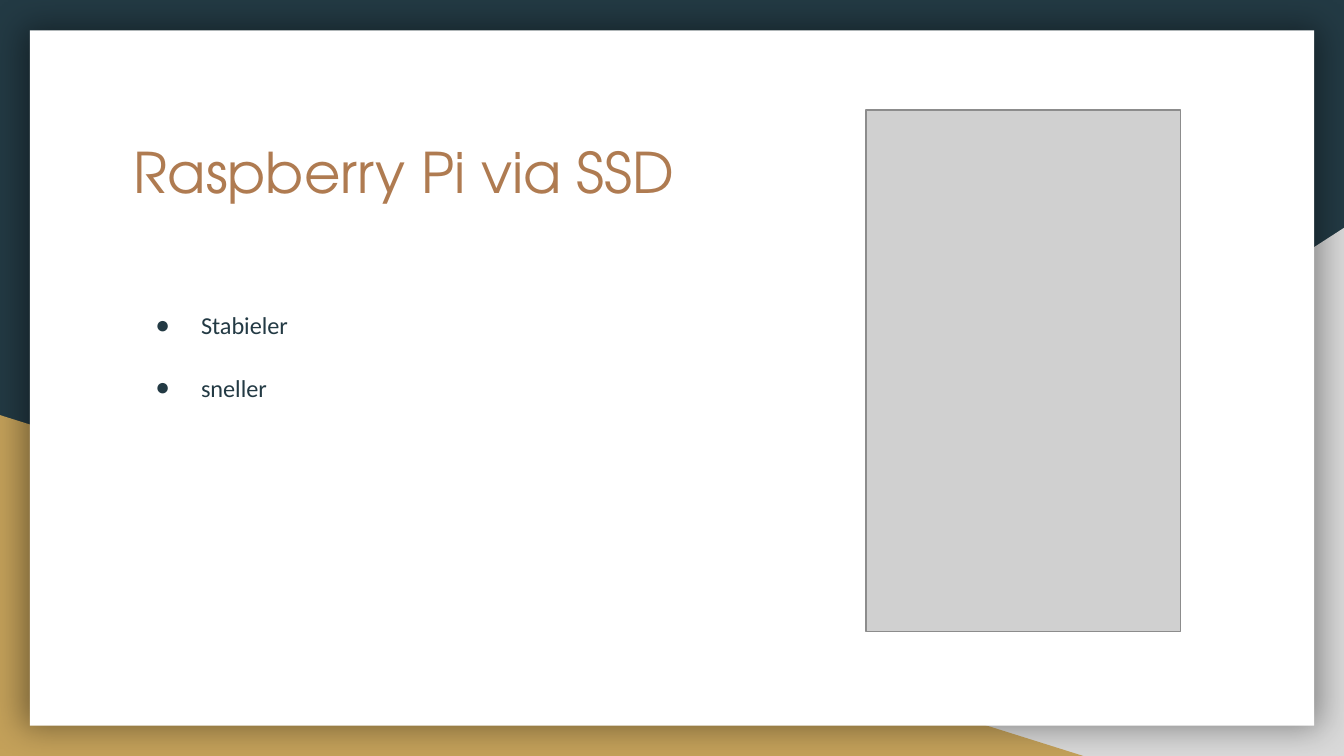
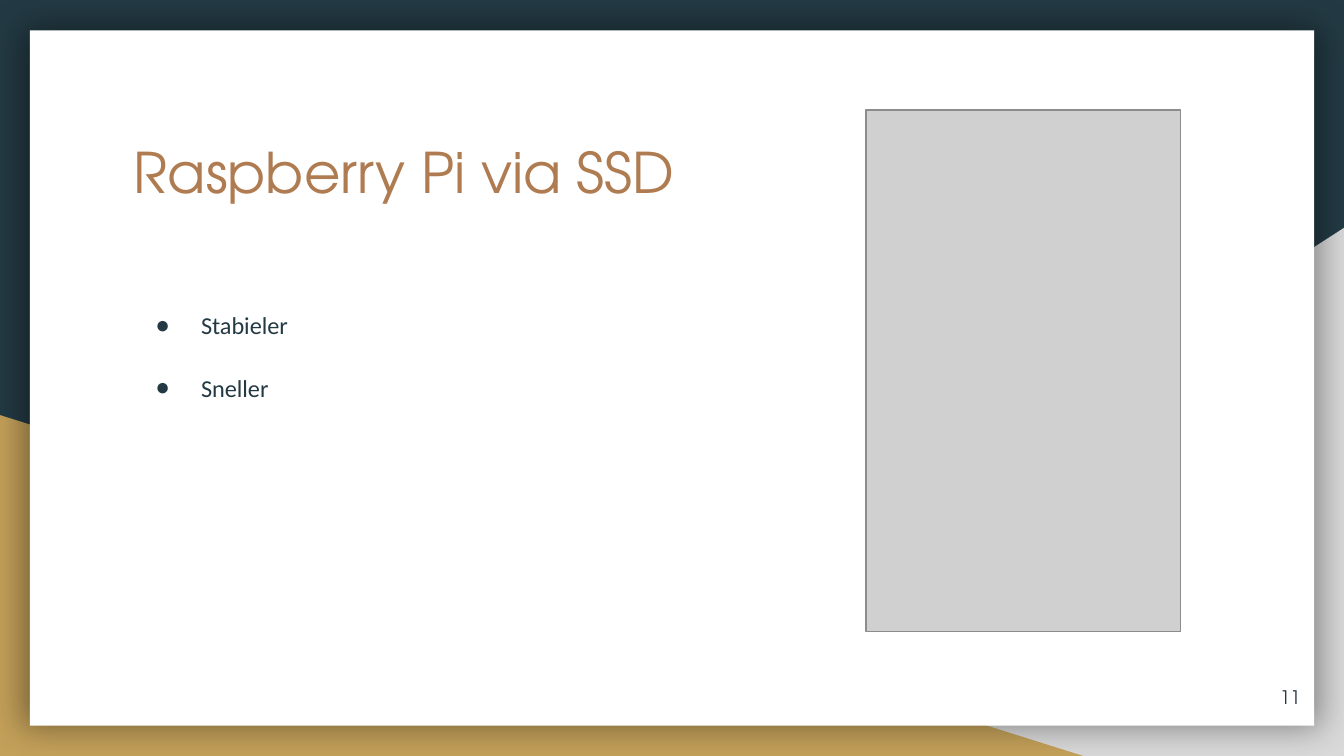
Before and after one commit to 12003586/PEM-3D-printer, a slide deck: slide 11 of PEM_3D_Printer_Presentatie_2223.pptx (slide 12 before the commit). Drawn at 1344x756 pixels with LibreOffice and Linux fonts; fonts in the diff are those of the drawing; grey boxes stand for pictures. Boxes give left, top, right and bottom in pixels: in the first picture for what was removed or moved away, otherwise in the second. Text is boxed around its words. In the diff, an @@ line names an element or a change of style, - is before the commit and + after.

```diff
--- a/PEM_3D_Printer_Presentatie_2223.pptx
+++ b/PEM_3D_Printer_Presentatie_2223.pptx
@@ text at (x1=201, y1=380, x2=268, y2=397): text changed @@
-● sneller
+● Sneller
@@ page number added at (x1=1280, y1=690, x2=1301, y2=704), 10 pt, text #233A44 @@
+11
```
Also in this commit, not shown: 17 other slides changed, 1 slide added, 1 slide removed, 1 other file.
